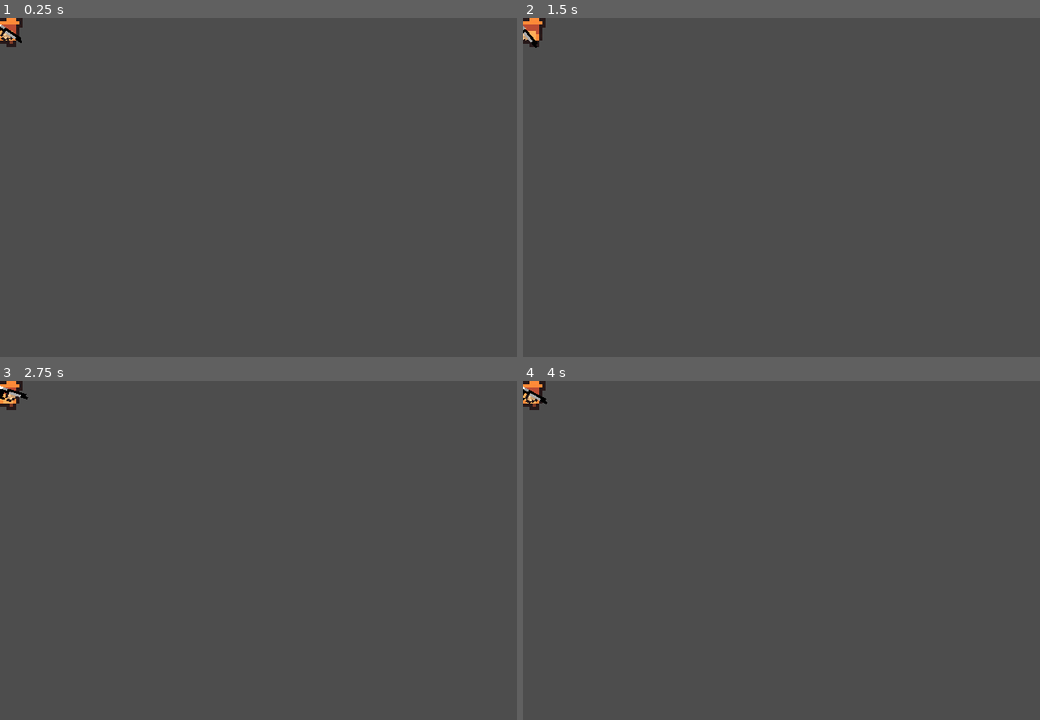
Above: before the commit, frames 1-4 (two rows, left to right).
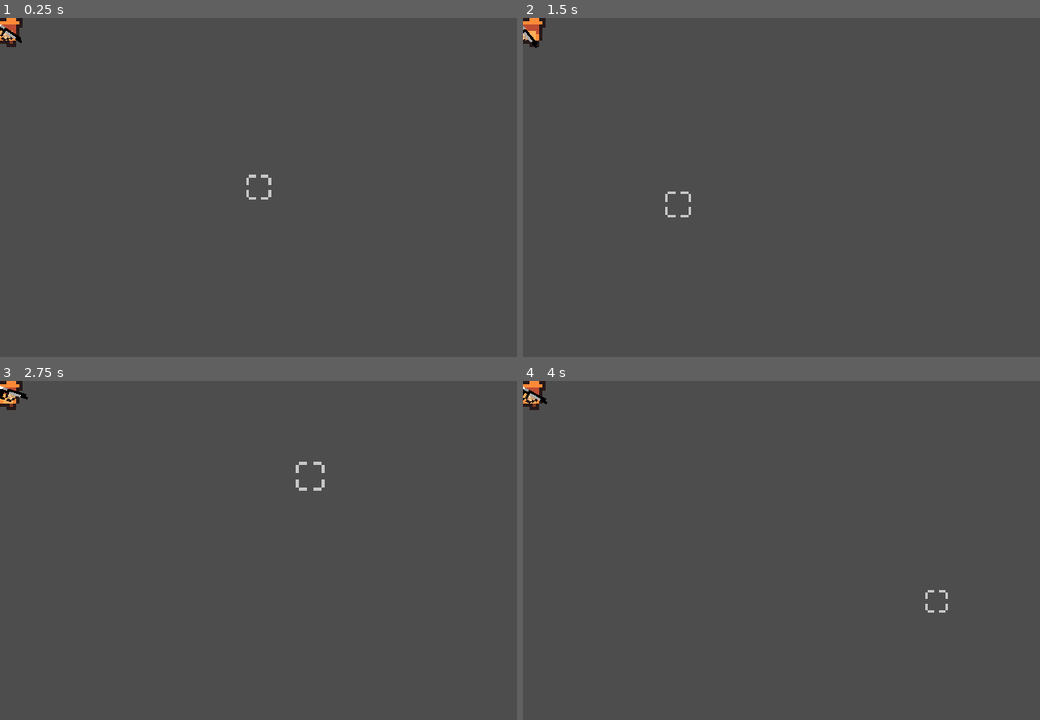
Above: after the commit, the same moments.

Repository: Satyamex/little-malice
Game: Godot game, scene res://prefab_scenes/player.tscn
The game is run twice, just before and just after one commit, with the same random seed, the same clock (stepped at 60 frames per second) and the same inputs. The project has no main scene, so this scene is started directly.
Inputs (mouse positions are in pixels of both pictures, inside the frame that each line leads up to):
- Up to frame 1 (0.25 s): no input
- Up to frame 2 (1.5 s): move the mouse to (895, 170) at 0.52 s; move the mouse to (678, 204) at 1.27 s
- Up to frame 3 (2.75 s): move the mouse to (310, 475) at 2.02 s
- Up to frame 4 (4 s): move the mouse to (755, 618) at 2.77 s; move the mouse to (936, 601) at 3.52 s

The runs differ from the first frame. In frame 1, less than 0.1% of the frame differs, in the area x 47-53%, y 46-54%; in frame 2, less than 0.1%; in frame 3, 0.1%, in the area x 57-63%, y 23-33%; in frame 4, less than 0.1%.

Commit message:
gun cursor and anims

Diff:
--- a/node_2d.tscn
+++ /dev/null
@@ -1,8 +0,0 @@
-[gd_scene load_steps=2 format=3 uid="uid://1k3la7ax25g1"]
-
-[ext_resource type="PackedScene" uid="uid://b512cc8qhxk21" path="res://prefab_scenes/player.tscn" id="1_wtcfe"]
-
-[node name="Node2D" type="Node2D"]
-
-[node name="player" parent="." instance=ExtResource("1_wtcfe")]
-position = Vector2(351, 185)
--- a/prefab_scenes/player.tscn
+++ b/prefab_scenes/player.tscn
@@ -1,8 +1,10 @@
-[gd_scene load_steps=9 format=3 uid="uid://b512cc8qhxk21"]
+[gd_scene load_steps=15 format=3 uid="uid://b512cc8qhxk21"]
 
 [ext_resource type="Script" uid="uid://nsbxloeepkhh" path="res://prefab_scripts/player.gd" id="1_t3daw"]
 [ext_resource type="Texture2D" uid="uid://betlhm46gl1oh" path="res://sprites/player.png" id="1_xo1h1"]
 [ext_resource type="Texture2D" uid="uid://dov02ckr06tjx" path="res://sprites/player_hand-gun.png" id="2_t3daw"]
+[ext_resource type="Shader" uid="uid://bufh3tlc4gb6t" path="res://shaders/color_inversion.gdshader" id="4_2ju3q"]
+[ext_resource type="Texture2D" uid="uid://cxyktewpi03ft" path="res://sprites/cursor.png" id="4_nqlep"]
 
 [sub_resource type="CircleShape2D" id="CircleShape2D_t3daw"]
 radius = 55.0
@@ -22,6 +24,22 @@
 "values": [0.0]
 }
 
+[sub_resource type="Animation" id="Animation_xo1h1"]
+resource_name = "dash"
+length = 0.2
+tracks/0/type = "value"
+tracks/0/imported = false
+tracks/0/enabled = true
+tracks/0/path = NodePath("player_sprite:skew")
+tracks/0/interp = 1
+tracks/0/loop_wrap = true
+tracks/0/keys = {
+"times": PackedFloat32Array(0, 0.10065834, 0.2),
+"transitions": PackedFloat32Array(1, 1, 1),
+"update": 0,
+"values": [0.0, 1.293289, 0.0]
+}
+
 [sub_resource type="Animation" id="Animation_hqtel"]
 resource_name = "walk"
 length = 0.5
@@ -39,28 +57,54 @@
 "values": [0.0, -0.07853982, 0.0, 0.07853982, 0.0]
 }
 
-[sub_resource type="Animation" id="Animation_xo1h1"]
-resource_name = "dash"
-length = 0.2
-tracks/0/type = "value"
-tracks/0/imported = false
-tracks/0/enabled = true
-tracks/0/path = NodePath("player_sprite:skew")
-tracks/0/interp = 1
-tracks/0/loop_wrap = true
-tracks/0/keys = {
-"times": PackedFloat32Array(0, 0.10065834, 0.2),
-"transitions": PackedFloat32Array(1, 1, 1),
-"update": 0,
-"values": [0.0, 1.293289, 0.0]
-}
-
 [sub_resource type="AnimationLibrary" id="AnimationLibrary_2hs0m"]
 _data = {
 &"RESET": SubResource("Animation_sweqy"),
 &"dash": SubResource("Animation_xo1h1"),
 &"walk": SubResource("Animation_hqtel")
 }
+
+[sub_resource type="Animation" id="Animation_nqlep"]
+resource_name = "cursor"
+length = 0.35
+loop_mode = 1
+tracks/0/type = "value"
+tracks/0/imported = false
+tracks/0/enabled = true
+tracks/0/path = NodePath(".:scale")
+tracks/0/interp = 1
+tracks/0/loop_wrap = true
+tracks/0/keys = {
+"times": PackedFloat32Array(0, 0.16666667, 0.33333334),
+"transitions": PackedFloat32Array(1, 1, 1),
+"update": 0,
+"values": [Vector2(4, 4), Vector2(2.5, 2.5), Vector2(4, 4)]
+}
+
+[sub_resource type="Animation" id="Animation_2ju3q"]
+length = 0.001
+tracks/0/type = "value"
+tracks/0/imported = false
+tracks/0/enabled = true
+tracks/0/path = NodePath(".:scale")
+tracks/0/interp = 1
+tracks/0/loop_wrap = true
+tracks/0/keys = {
+"times": PackedFloat32Array(0),
+"transitions": PackedFloat32Array(1),
+"update": 0,
+"values": [Vector2(4, 4)]
+}
+
+[sub_resource type="AnimationLibrary" id="AnimationLibrary_7ah8x"]
+_data = {
+&"RESET": SubResource("Animation_2ju3q"),
+&"cursor": SubResource("Animation_nqlep")
+}
+
+[sub_resource type="ShaderMaterial" id="ShaderMaterial_7ah8x"]
+shader = ExtResource("4_2ju3q")
+shader_parameter/intensity = 0.22000001045
 
 [node name="player" type="CharacterBody2D"]
 
@@ -85,3 +129,16 @@
 libraries = {
 &"": SubResource("AnimationLibrary_2hs0m")
 }
+
+[node name="cursor_anims" type="AnimationPlayer" parent="."]
+root_node = NodePath("../gun_cursor_sprite")
+libraries = {
+&"": SubResource("AnimationLibrary_7ah8x")
+}
+
+[node name="gun_cursor_sprite" type="Sprite2D" parent="."]
+z_index = 50
+texture_filter = 1
+material = SubResource("ShaderMaterial_7ah8x")
+scale = Vector2(4, 4)
+texture = ExtResource("4_nqlep")
--- a/prefab_scripts/player.gd
+++ b/prefab_scripts/player.gd
@@ -4,12 +4,30 @@
 @onready var player_gun_anchor: Node2D = $"."
 @onready var player_sprite: Sprite2D = $"../player_sprite"
 @onready var player_gun_sprite: Sprite2D = $player_gun_sprite
+@onready var gun_cursor_sprite: Sprite2D = $"../gun_cursor_sprite"
+@onready var cursor_anims: AnimationPlayer = $"../cursor_anims"
+
+# fields
+var paused: bool = false
+
+func _ready() -> void:
+	Input.mouse_mode = Input.MOUSE_MODE_CONFINED_HIDDEN
+	cursor_anims.play("cursor")
 
 func _process(delta: float) -> void:
 	player_gun_anchor.look_at(get_global_mouse_position())
+	gun_cursor_sprite.position = get_global_mouse_position()
 	if get_global_mouse_position().x < self.position.x:
 		player_sprite.flip_h = true
 		player_gun_sprite.flip_v = true
 	else:
 		player_sprite.flip_h = false
 		player_gun_sprite.flip_v = false
+
+	if Input.is_action_just_pressed("pause"):
+		paused = !paused
+	match paused:
+		true:
+			Input.mouse_mode = Input.MOUSE_MODE_VISIBLE
+		false:
+			Input.mouse_mode = Input.MOUSE_MODE_CONFINED_HIDDEN
--- a/project.godot
+++ b/project.godot
@@ -19,6 +19,14 @@
 window/size/viewport_width=640
 window/size/viewport_height=420
 
+[input]
+
+pause={
+"deadzone": 0.2,
+"events": [Object(InputEventKey,"resource_local_to_scene":false,"resource_name":"","device":-1,"window_id":0,"alt_pressed":false,"shift_pressed":false,"ctrl_pressed":false,"meta_pressed":false,"pressed":false,"keycode":0,"physical_keycode":4194305,"key_label":0,"unicode":0,"location":0,"echo":false,"script":null)
+]
+}
+
 [rendering]
 
 renderer/rendering_method="gl_compatibility"
--- /dev/null
+++ b/shaders/color_inversion.gdshader
@@ -0,0 +1,11 @@
+shader_type canvas_item;
+
+uniform float intensity : hint_range(0.0, 1.0) = 1.0;
+
+void fragment()
+{
+    vec4 base_color = texture(TEXTURE, UV);
+    vec3 inverted = vec3(1.0) - base_color.rgb;
+    base_color.rgb = mix(base_color.rgb, inverted, intensity);
+    COLOR = base_color;
+}
Binary file added: ASE/cursor.ase
Binary file added: ASE/player.ase
Not shown, added: shaders/color_inversion.gdshader.uid
Binary file added: sprites/cursor.png
Not shown, added: sprites/cursor.png.import
